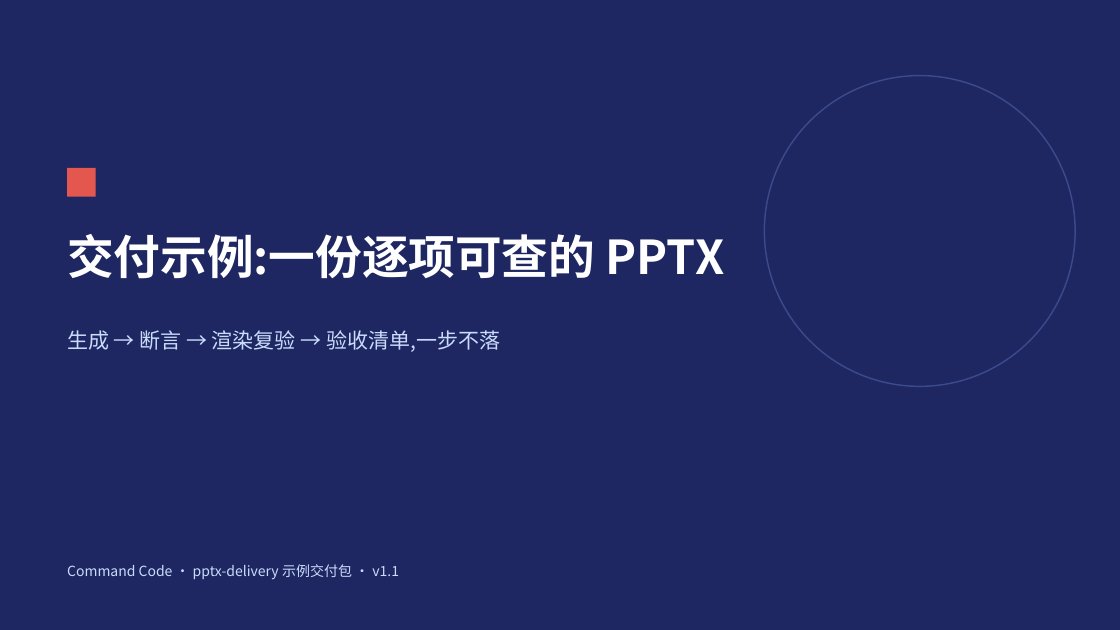
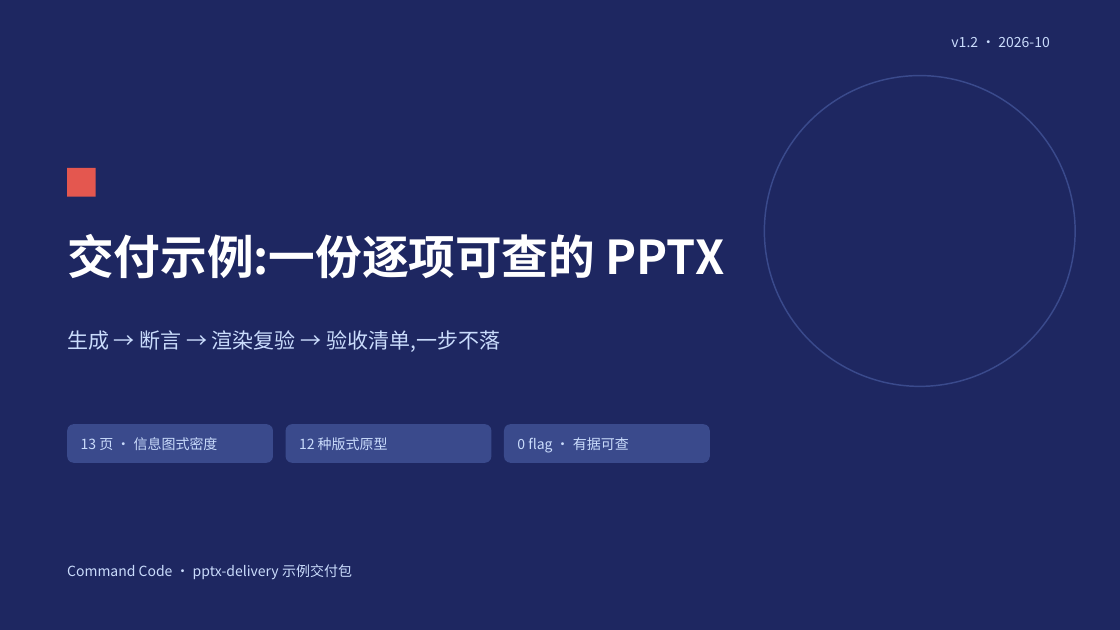
Before and after one commit to Tlaven/skill-repo, a slide deck: slide 1 of pptx-delivery/examples/acceptance-sample/deck.pptx. Drawn at 1120x630 pixels with LibreOffice and Linux fonts; fonts in the diff are those of the drawing; background and template pictures are left out. Boxes give left, top, right and bottom in pixels: in the first picture for what was removed or moved away, otherwise in the second. Text is boxed around its words. In the diff, an @@ line names an element or a change of style, - is before the commit and + after.

Commit message:
feat(pptx-delivery): 按作者语境重做示例——单页信息密度(13 页,每页 ≥3 模块)
- 纠正"丰富"的理解(脚手架 v0.1):丰富 = 单页组件密度 × 信息具体度(信息图 / 咨询 exhibit),
  不是"每页一个极简原型";新增通例 13、修订底层观察 5,标注作者二次指正为触发
- 示例重做:13 页,每页 ≥3 模块 —— 章节栏 + 页码 + 锚线之外,页内叠数字带 / 阈值来源栏 /
  图例 / 5 行命令表 / 标签层 / 6 个 KPI 瓦片 / VS 徽章 / 证据条 / 用法表 / 行动 chip;
  新增环形图(sharp 生成)与点阵纹理;数字随实际断言值更新(291 处对比度)
- validate PASSED;两层断言 0/0(13 页,C5 checked=291);CHECK.md 重写(模块组成表 + 13 页口径)
- 清理:柱图页已被环形图替代,移除孤儿资源 assets/chart-bars.png 与生成代码

```diff
--- a/pptx-delivery/examples/acceptance-sample/deck.pptx
+++ b/pptx-delivery/examples/acceptance-sample/deck.pptx
@@ text added at [951, 37, 1049, 47], 12 pt, text #CADCFC @@
+v1.2 · 2026-10
@@ rounded rectangle added at [67, 424, 273, 463], fill #3A4A8C @@
@@ text added at [81, 437, 218, 450], 12 pt, text #CADCFC @@
+13 页 · 信息图式密度
@@ rounded rectangle added at [286, 424, 492, 463], fill #3A4A8C @@
@@ text added at [299, 437, 388, 450], 12 pt, text #CADCFC @@
+12 种版式原型
@@ rounded rectangle added at [504, 424, 710, 463], fill #3A4A8C @@
@@ text added at [517, 437, 629, 453], 12 pt, text #CADCFC @@
+0 flag · 有据可查
@@ text at [67, 564, 352, 580]: text changed @@
-Command Code · pptx-delivery 示例交付包 · v1.1
+Command Code · pptx-delivery 示例交付包
```
Also in this commit, not shown: 11 other slides changed, 1 slide added, 3 slides removed, 23 other files.
